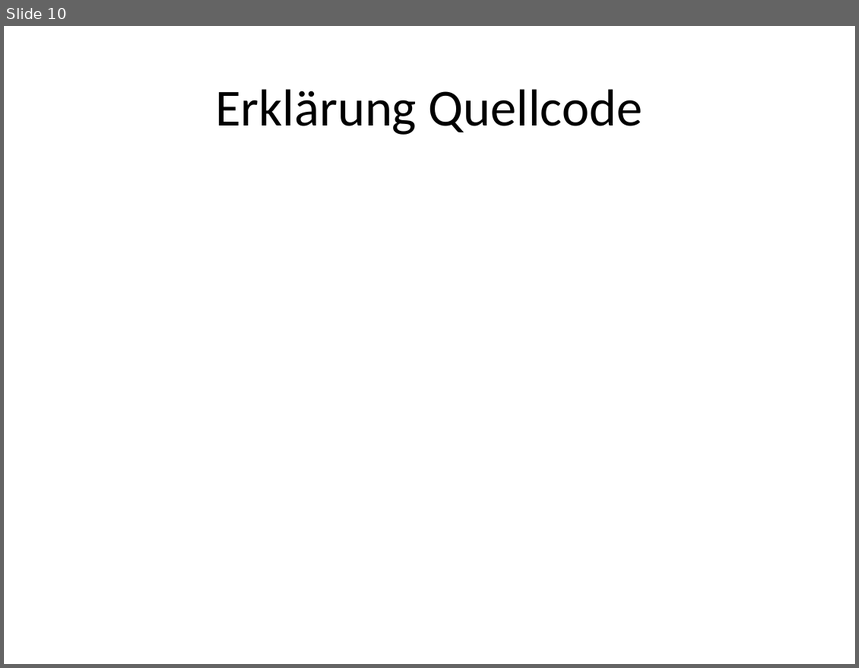
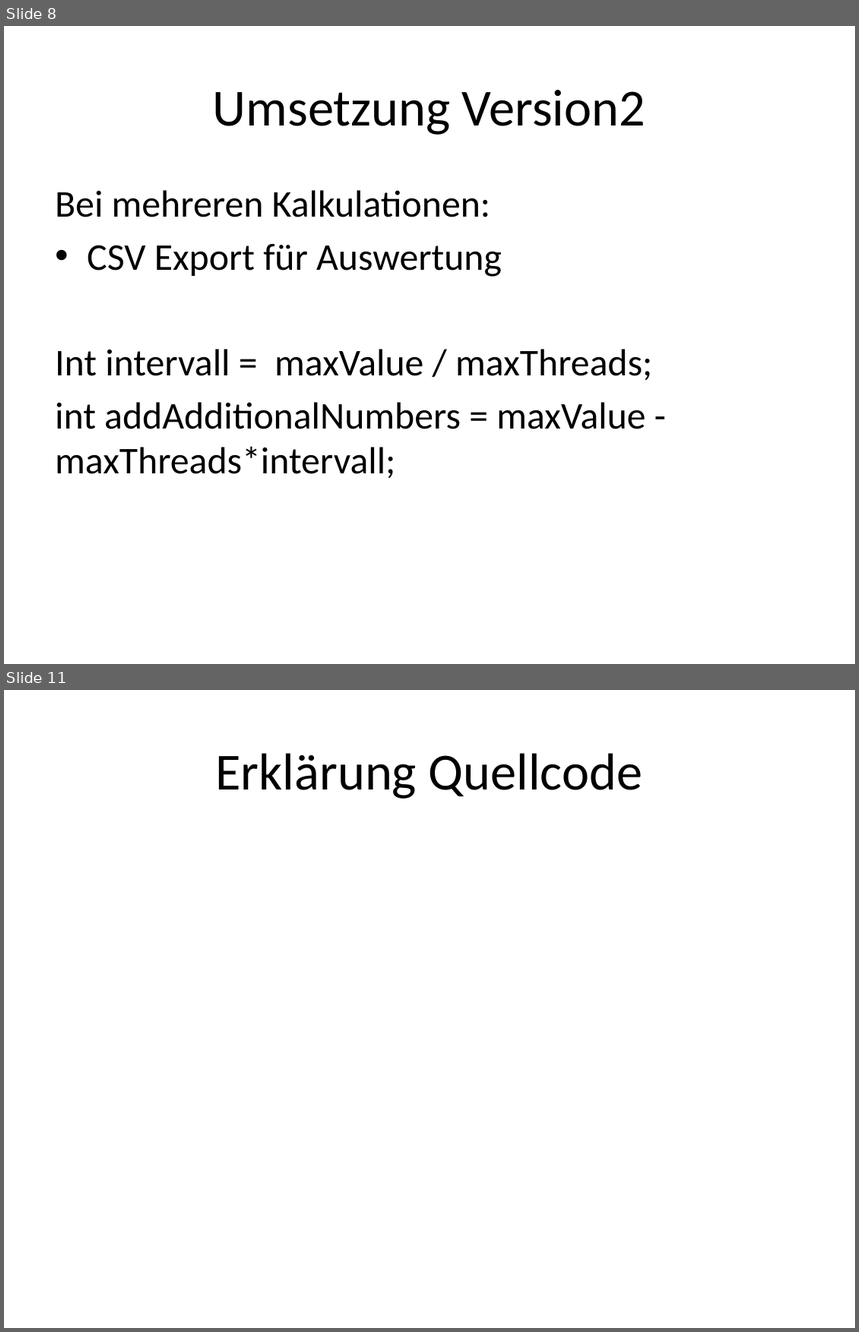
Before and after one commit to tscheims1/PrimeCalculator1, a slide deck: Primzahlen und Threads.pptx. Shown one above the other, each under a label of ours: slide 10 before the commit, slides 8 and 11 after it; the slides between them are not shown. The pictures are 859x668 and 859x1332 pixels, drawn with LibreOffice and Linux fonts; fonts in the diff are those of the drawing. Boxes give left, top, right and bottom in pixels: in the first picture for what was removed or moved away, otherwise in the second. Text is boxed around its words. In the diff, an @@ line names an element or a change of style, - is before the commit and + after.

Commit message:
updated presentation

```diff
--- a/Primzahlen und Threads.pptx
+++ b/Primzahlen und Threads.pptx
@@ slide 8 added at [4,26,855,664], background #FFFFFF @@
@@ title added at [213,90,645,135], 44 pt, text #000000 @@
+Umsetzung Version2
@@ text added at [55,190,652,478], 32 pt, text #000000 @@
+Bei mehreren Kalkulationen:
+• CSV Export für Auswertung
+Int intervall = maxValue / maxThreads;
+int addAdditionalNumbers = maxValue - maxThreads*intervall;
@@ what was slide 10 is now slide 11 @@
```
Also in this commit, not shown: 2 other slides added, 2 slides removed.
